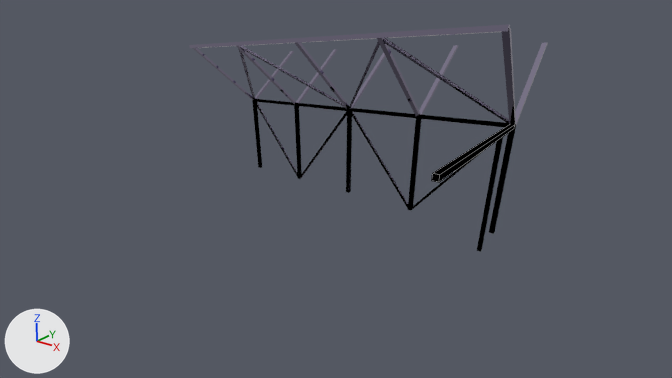
Two versions of the Blender file resources/models/greenhouse/greenhouse.blend, one commit apart.
Camera for both pictures: the file's camera 'Camera'. The axes (+X, +Y, +Z) are drawn at lower left. The lights are the same throughout. Mesh edges are drawn as thin lines on the coarser meshes.

The first picture shows 'a-frame0', 'a-frame1', 'a-frame2', 'a-frame3', 'a-frame4', 'long-side-horizontal', 'short-side-horizontal', 'short-side-verticle', 'top-horizontal', 'upper-cross0'.
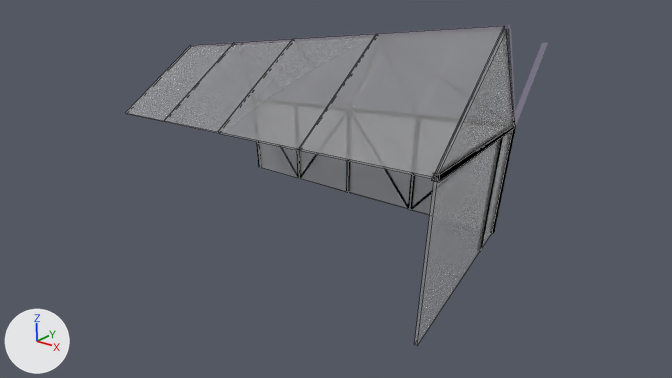
Commit message: add translucent panels to greenhouse

The change, as a list of edits to the scene's bpy script:
```text
Add me_cube_014:
    me_cube_014.from_pydata([(-1.0, -1.0, -1.0), (0.01, -1.0, 1.0), (-1.0, 1.0, -1.0), (0.01, 1.0, 1.0), (1.0, -1.0, -1.0), (-0.01, -1.0, 1.0), (1.0, 1.0, -1.0), (-0.01, 1.0, 1.0)], [], [(0, 1, 3, 2), (2, 3, 7, 6), (6, 7, 5, 4), (4, 5, 1, 0), (2, 6, 4, 0), (7, 3, 1, 5)])
    me_cube_014.materials.append(mat_window)  # white #e7e7e7
Add ob_cube_009:
    ob_cube_009 = bpy.data.objects.new('Cube.009', me_cube_014)  # modifiers MIRROR
    ob_cube_009.location = (20.0, 0.0, 16.0)
    ob_cube_009.rotation_euler = (0.0, 0.0, 1.571)  # degrees (0, 0, 90)
    ob_cube_009.scale = (9.9, 0.1, 3.9)
Add ob_cube_007:
    ob_cube_007 = bpy.data.objects.new('Cube.007', me_cube_013)  # a box spanning x -1.0..1.0, y -1.0..1.0, z -1.0..1.0; in mat_window (white #e7e7e7); modifiers MIRROR
    ob_cube_007.location = (20.0, 0.0, 6.0)
    ob_cube_007.rotation_euler = (0.0, 0.0, 1.571)  # degrees (0, 0, 90)
    ob_cube_007.scale = (9.9, 0.1, 6.0)
Add ob_cube_006:
    ob_cube_006 = bpy.data.objects.new('Cube.006', me_cube_012)  # a box spanning x -1.0..1.0, y -1.0..1.0, z -1.0..1.0; in mat_window (white #e7e7e7); modifiers MIRROR
    ob_cube_006.location = (15.0, -5.09, 16.05)
    ob_cube_006.rotation_euler = (-0.89, 0.0, 0.0)  # degrees (-51, 0, 0)
    ob_cube_006.scale = (4.95, 0.1, 6.4)
Add ob_cube_005:
    ob_cube_005 = bpy.data.objects.new('Cube.005', me_cube_012)  # a box spanning x -1.0..1.0, y -1.0..1.0, z -1.0..1.0; in mat_window (white #e7e7e7); modifiers MIRROR
    ob_cube_005.location = (5.0, -5.09, 16.05)
    ob_cube_005.rotation_euler = (-0.89, 0.0, 0.0)  # degrees (-51, 0, 0)
    ob_cube_005.scale = (4.95, 0.1, 6.4)
Add ob_cube_004:
    ob_cube_004 = bpy.data.objects.new('Cube.004', me_cube_012)  # a box spanning x -1.0..1.0, y -1.0..1.0, z -1.0..1.0; in mat_window (white #e7e7e7); modifiers MIRROR
    ob_cube_004.location = (-5.0, -5.09, 16.05)
    ob_cube_004.rotation_euler = (-0.89, 0.0, 0.0)  # degrees (-51, 0, 0)
    ob_cube_004.scale = (4.95, 0.1, 6.4)
Add ob_cube_008:
    ob_cube_008 = bpy.data.objects.new('Cube.008', me_cube_012)  # a box spanning x -1.0..1.0, y -1.0..1.0, z -1.0..1.0; in mat_window (white #e7e7e7); modifiers MIRROR
    ob_cube_008.location = (-15.0, -5.09, 16.05)
    ob_cube_008.rotation_euler = (-0.89, 0.0, 0.0)  # degrees (-51, 0, 0)
    ob_cube_008.scale = (4.95, 0.1, 6.4)
Add ob_cube_003:
    ob_cube_003 = bpy.data.objects.new('Cube.003', me_cube_011)  # a box spanning x -1.0..1.0, y -1.0..1.0, z -1.0..1.0; in mat_window (white #e7e7e7); modifiers MIRROR
    ob_cube_003.location = (15.0, 10.0, 6.0)
    ob_cube_003.scale = (4.95, 0.1, 6.0)
Add ob_cube_002:
    ob_cube_002 = bpy.data.objects.new('Cube.002', me_cube_011)  # a box spanning x -1.0..1.0, y -1.0..1.0, z -1.0..1.0; in mat_window (white #e7e7e7); modifiers MIRROR
    ob_cube_002.location = (5.0, 10.0, 6.0)
    ob_cube_002.scale = (4.95, 0.1, 6.0)
Add ob_cube_001:
    ob_cube_001 = bpy.data.objects.new('Cube.001', me_cube_011)  # a box spanning x -1.0..1.0, y -1.0..1.0, z -1.0..1.0; in mat_window (white #e7e7e7); modifiers MIRROR
    ob_cube_001.location = (-15.0, 10.0, 6.0)
    ob_cube_001.scale = (4.95, 0.1, 6.0)
Add ob_cube:
    ob_cube = bpy.data.objects.new('Cube', me_cube_011)  # a box spanning x -1.0..1.0, y -1.0..1.0, z -1.0..1.0; in mat_window (white #e7e7e7); modifiers MIRROR
    ob_cube.location = (-5.0, 10.0, 6.0)
    ob_cube.scale = (4.95, 0.1, 6.0)
```

Changed parts and their boxes (x1, y1, x2, y2) in the pictures (672 x 378 px):
'Cube.006', added
    after: (300, 26, 504, 179)
'Cube.005', added
    after: (219, 34, 376, 150)
'Cube.007', added
    after: (414, 130, 513, 346)
'Cube.004', added
    after: (164, 39, 293, 133)
'Cube.009', added
    after: (437, 32, 513, 174)
'Cube.008', added
    after: (125, 43, 233, 122)
'Cube.002', added
    after: (349, 161, 411, 209)
'Cube', added
    after: (299, 150, 346, 191)
'Cube.001', added
    after: (259, 142, 298, 178)
'Cube.003', added
    after: (412, 175, 434, 215)
'top-horizontal', unchanged, covered by the edit
    before: (189, 24, 510, 48)
    after: (189, 24, 510, 46)
'a-frame3', unchanged, covered by the edit
    before: (377, 38, 458, 210)
    after: (408, 174, 415, 210)
'a-frame0', unchanged, covered by the edit
    before: (295, 43, 391, 193)
    after: (346, 160, 350, 193)
